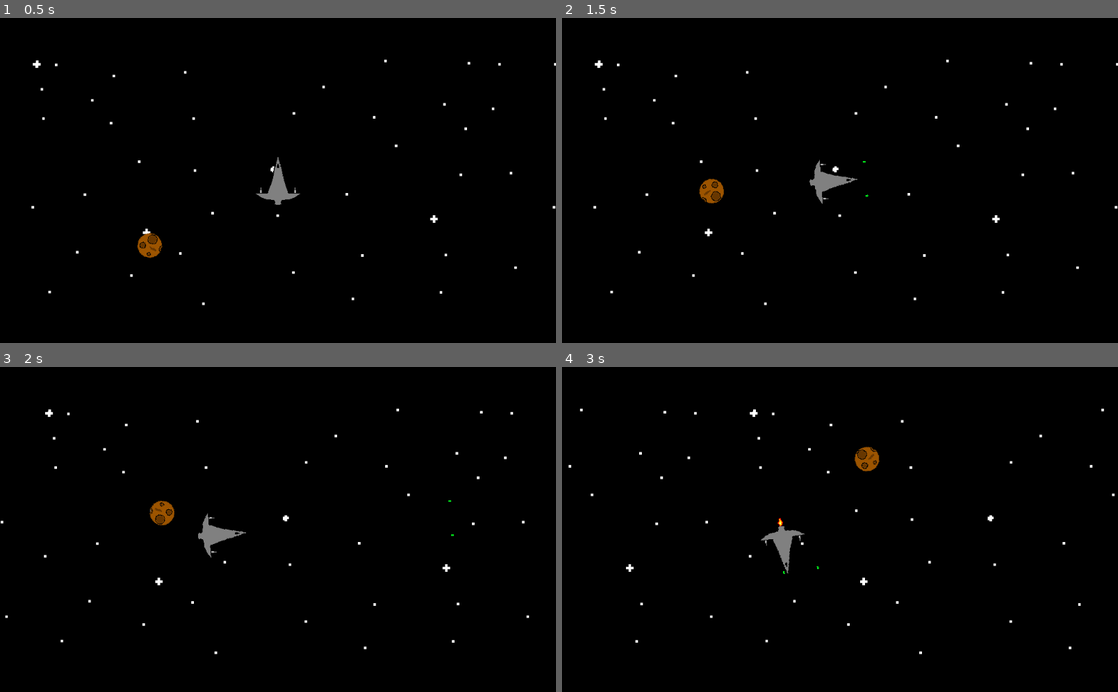
Above: before the commit, frames 1-4 (two rows, left to right).
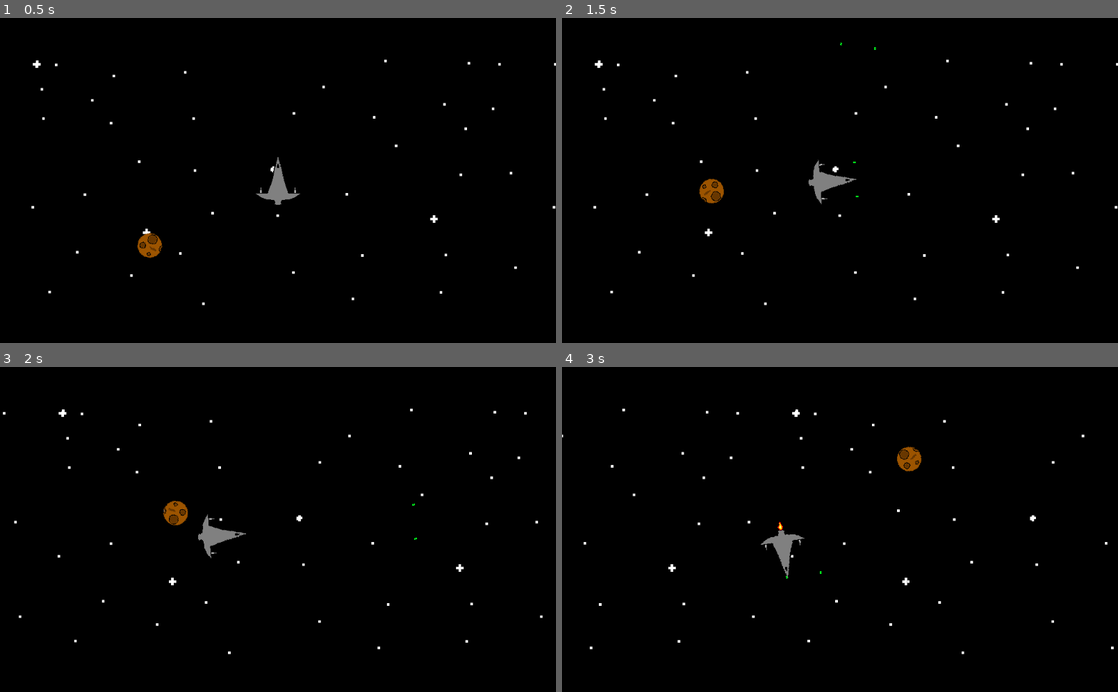
Above: after the commit, the same moments.

Repository: jlpatter/GodotSpaceShooter
Game: Godot game, scene res://src/Levels/Level1.tscn
Same seed, same stepped clock (60 frames per second), same inputs: the game is played once before the commit and once after it. The project has no main scene, so this scene is started directly.
Inputs:
- Up to frame 1 (0.5 s): no input
- Up to frame 2 (1.5 s): hold D (move_right) 0.53-1.28 s; tap Space (shoot) at 0.6, 1.35 s; hold S (move_down) from 1.28 s (still down)
- Up to frame 3 (2 s): keep holding S (move_down)
- Up to frame 4 (3 s): release S (move_down) at 2.03 s; hold D (move_right) 2.03-2.78 s; tap Space (shoot) at 2.1, 2.85 s; hold W (move_up) from 2.78 s (still down)

Frame 1 is identical in both runs. In frame 2, 0.1% of the frame differs, in the area x 44-57%, y 7-58%; in frame 3, 1.1%; in frame 4, 1.4%, in the area x 0-100%, y 12-89%.

Commit message:
Fixed bullet speeds

Diff:
--- a/src/Actors/GreenBullet.gd
+++ b/src/Actors/GreenBullet.gd
@@ -1,7 +1,8 @@
 extends KinematicBody2D
 
-const SPEED = 30000.0
+var SPEED = 300.0
 
+var speed = SPEED
 var delete_time = 10.0
 
 func _physics_process(delta):
@@ -10,4 +11,7 @@
 		queue_free()
 
 	var dir = Vector2(0.0, -1.0).rotated(rotation)
-	move_and_slide(dir * SPEED * delta)
+	move_and_slide(dir * speed)
+
+func set_speed(var ship_speed):
+	speed = SPEED + ship_speed
--- a/src/Actors/Player.gd
+++ b/src/Actors/Player.gd
@@ -1,7 +1,7 @@
 extends KinematicBody2D
 
-const SPEED = 500.0
-const DECEL_SPEED = 250.0
+const SPEED = 10.0
+const DECEL_SPEED = 5.0
 const ROTATION_SPEED = 2.0
 
 var velocity = Vector2.ZERO
@@ -14,10 +14,10 @@
 		velocity += Vector2(
 			0.0,
 			Input.get_action_strength("move_down") - Input.get_action_strength("move_up")
-		).rotated(rotation) * SPEED * delta
+		).rotated(rotation) * SPEED
 	else:
 		if velocity.length() > Vector2.ZERO.length():
-			velocity -= velocity.normalized() * DECEL_SPEED * delta
+			velocity -= velocity.normalized() * DECEL_SPEED
 			if velocity.length() < Vector2.ONE.length():
 				velocity = Vector2.ZERO
 
@@ -39,6 +39,7 @@
 		bullet.add_collision_exception_with(self)
 		bullet.set_position($BulletSpawnLocation1.global_position)
 		bullet.set_rotation(rotation)
+		bullet.set_speed(velocity.length())
 
 		var bullet2 = bulletPrefab.instance()
 		for child_bullet in get_parent().get_node("PlayerBullets").get_children():
@@ -47,6 +48,7 @@
 		bullet2.add_collision_exception_with(self)
 		bullet2.set_position($BulletSpawnLocation2.global_position)
 		bullet2.set_rotation(rotation)
+		bullet2.set_speed(velocity.length())
 
 	rotation += rotation_dir * ROTATION_SPEED * delta
 	move_and_slide(velocity)
